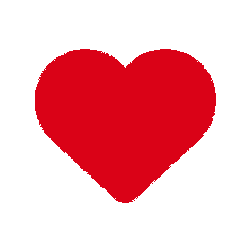
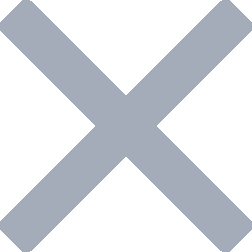
Comparing the layer stacks of the two w=252, h=252 images. Changes:
hid "heart" over (x1=35, y1=49, x2=216, y2=203)
added layer "delete" above "check" over (x1=0, y1=0, x2=252, y2=252)
